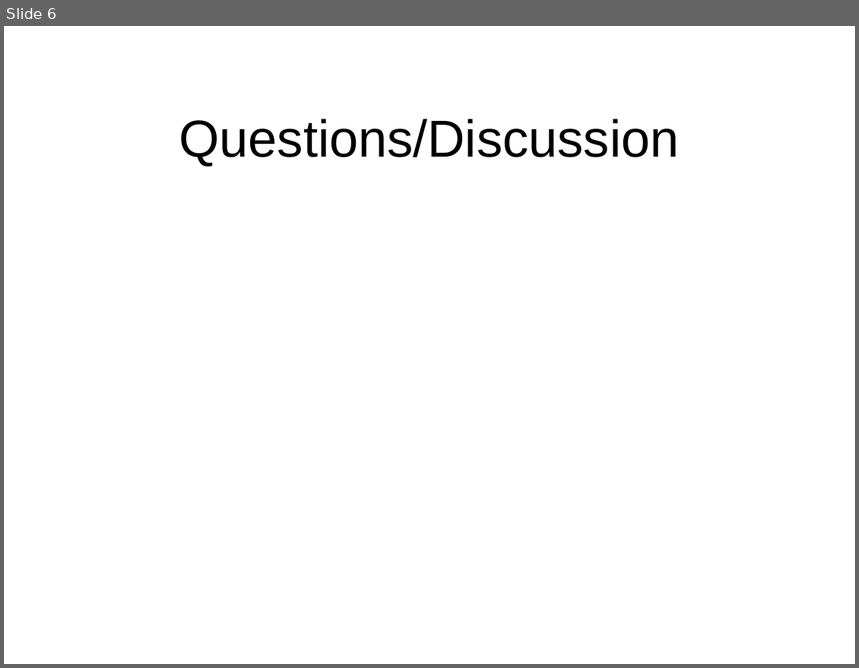
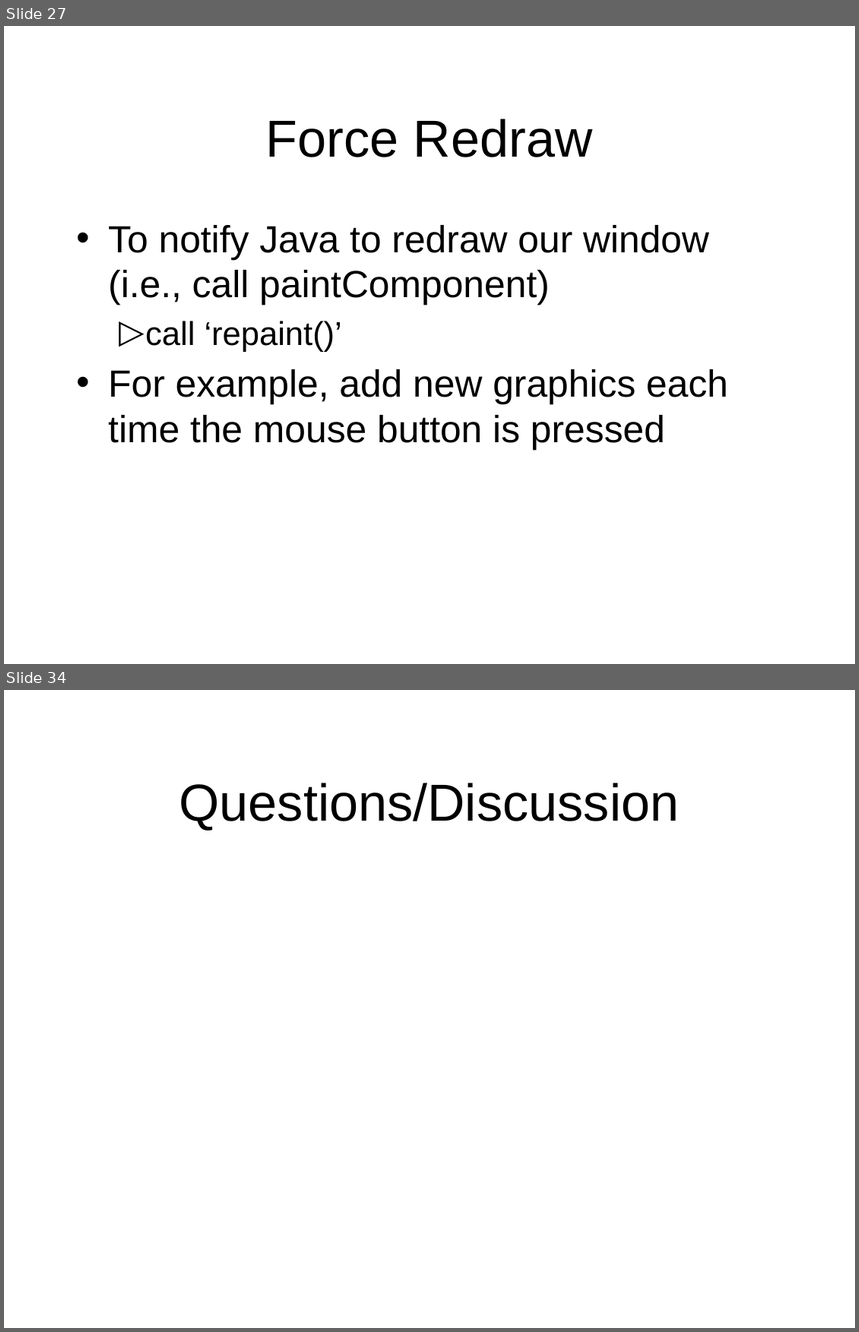
Before and after one commit to octaviordz/zjnu2017.github.io, a slide deck: OOP/lectures/080--Graphics.pptx. Shown one above the other, each under a label of ours: slide 6 before the commit, slides 27 and 34 after it; the slides between them are not shown. The pictures are 859x668 and 859x1332 pixels, drawn with LibreOffice and Linux fonts; fonts in the diff are those of the drawing. Boxes give left, top, right and bottom in pixels: in the first picture for what was removed or moved away, otherwise in the second. Text is boxed around its words. In the diff, an @@ line names an element or a change of style, - is before the commit and + after.

Commit message:
Graphics lecture.

```diff
--- a/OOP/lectures/080--Graphics.pptx
+++ b/OOP/lectures/080--Graphics.pptx
@@ slide 27 added at <box>4,26,855,664</box>, background #FFFFFF @@
@@ title added at <box>266,119,593,157</box>, 44 pt, text #000000 @@
+Force Redraw
@@ text added at <box>108,225,728,450</box>, 32 pt, text #000000 @@
+• To notify Java to redraw our window (i.e., call paintComponent)
+  ▷ call ‘repaint()’
+• For example, add new graphics each time the mouse button is pressed
@@ what was slide 6 is now slide 34 @@
```
Also in this commit, not shown: 3 slides changed, 28 other slides added, 1 slide removed, 1 other file.
